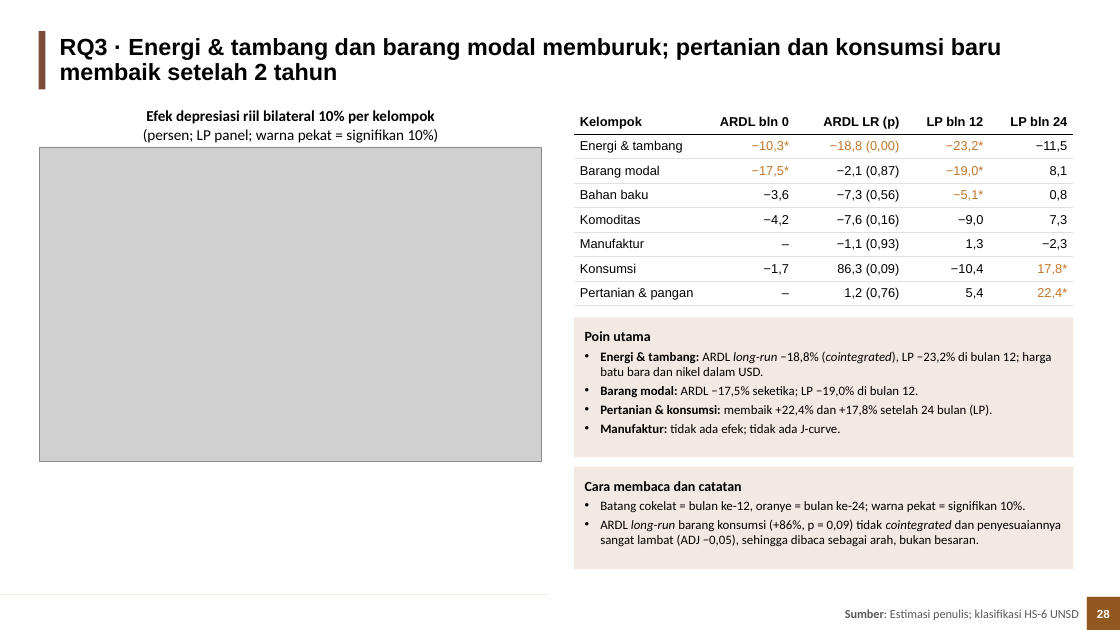
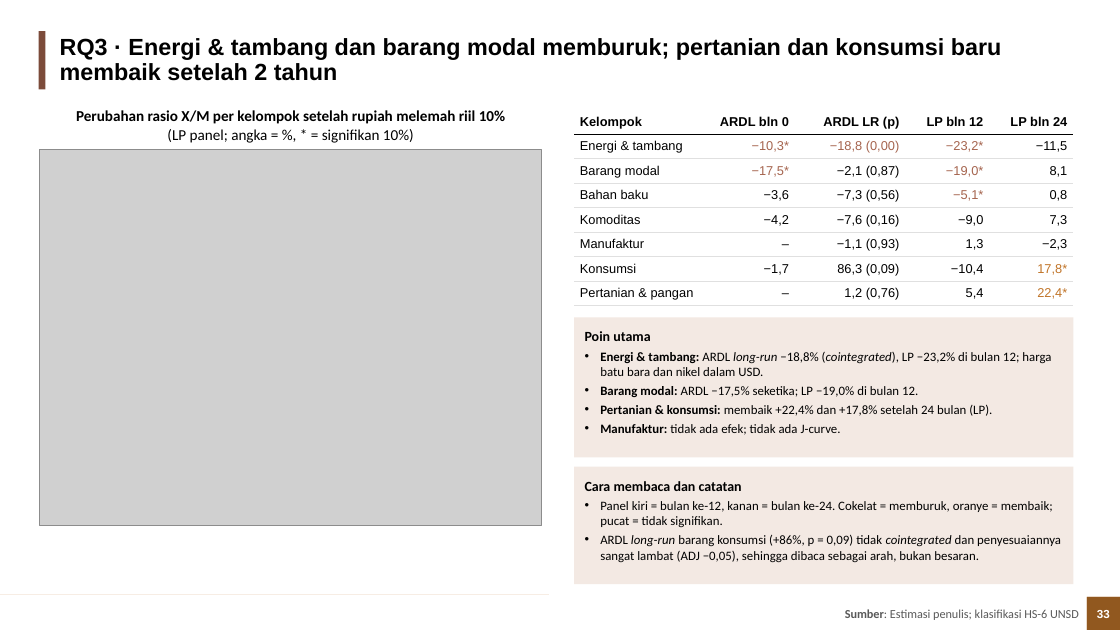
Before and after one commit to muhamadhaikal128/Pengaruh-Depresiasi-Rupiah-Terhadap-Trade-Balance, a slide deck: slide 33 of Haikal/output/3_ppt/Depresiasi_Rupiah_Trade_Balance.pptx (slide 28 before the commit). Drawn at 1120x630 pixels with LibreOffice and Linux fonts; fonts in the diff are those of the drawing; grey boxes stand for pictures; background and template pictures are left out. Boxes give left, top, right and bottom in pixels: in the first picture for what was removed or moved away, otherwise in the second. Text is boxed around its words. In the diff, an @@ line names an element or a change of style, - is before the commit and + after.

```diff
--- a/Haikal/output/3_ppt/Depresiasi_Rupiah_Trade_Balance.pptx
+++ b/Haikal/output/3_ppt/Depresiasi_Rupiah_Trade_Balance.pptx
@@ text at <box>76,110,505,143</box>: text changed @@
-Efek depresiasi riil bilateral 10% per kelompok
-(persen; LP panel; warna pekat = signifikan 10%)
+Perubahan rasio X/M per kelompok setelah rupiah melemah riil 10%
+(LP panel; angka = %, * = signifikan 10%)
@@ table at <box>574,110,1074,306</box> @@
@@ text colour #C17529 to #A5644E in "−10,3*", "−18,8 (0,00)", "−23,2*", "−17,5*" and 2 more places @@
@@ borders changed @@
@@ picture: place and size @@
-picture at <box>39,147,541,462</box>
+picture at <box>39,150,541,526</box>
@@ rectangle "Cara membaca dan catatan": place and size @@
-rectangle "Cara membaca dan catatan" at <box>574,467,1073,570</box>
+rectangle "Cara membaca dan catatan" at <box>574,467,1073,585</box>
@@ text in rectangle at <box>600,501,1053,527</box>: text changed @@
-• Batang cokelat = bulan ke-12, oranye = bulan ke-24; warna pekat = signifikan 10%.
+• Panel kiri = bulan ke-12, kanan = bulan ke-24. Cokelat = memburuk, oranye = membaik; pucat = tidak signifikan.
@@ page number at <box>1097,610,1110,618</box>: text changed @@
-28
+33
```
Also in this commit, not shown: 31 other slides changed, 13 slides added, 5 slides removed, 29 other files.
